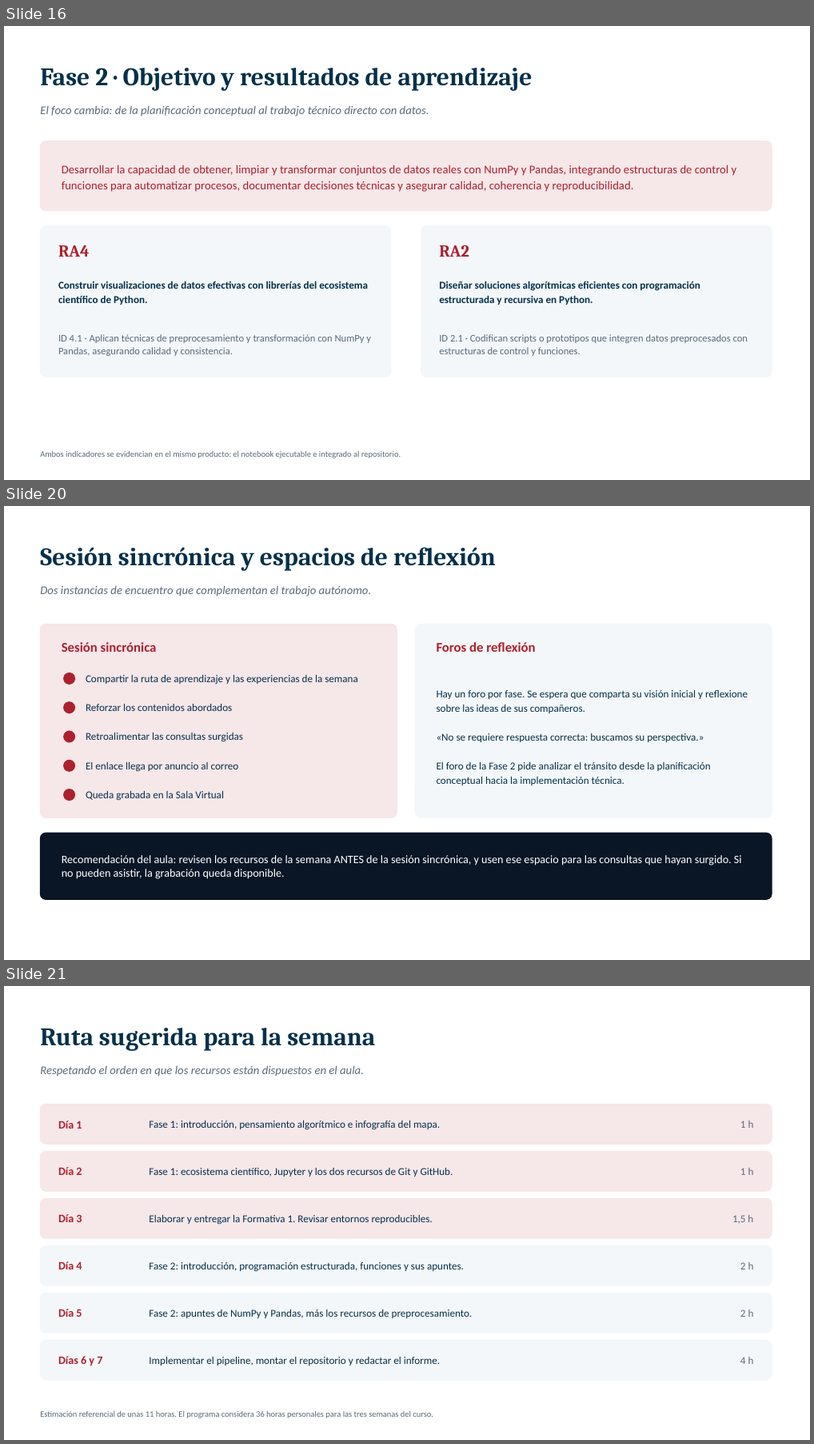
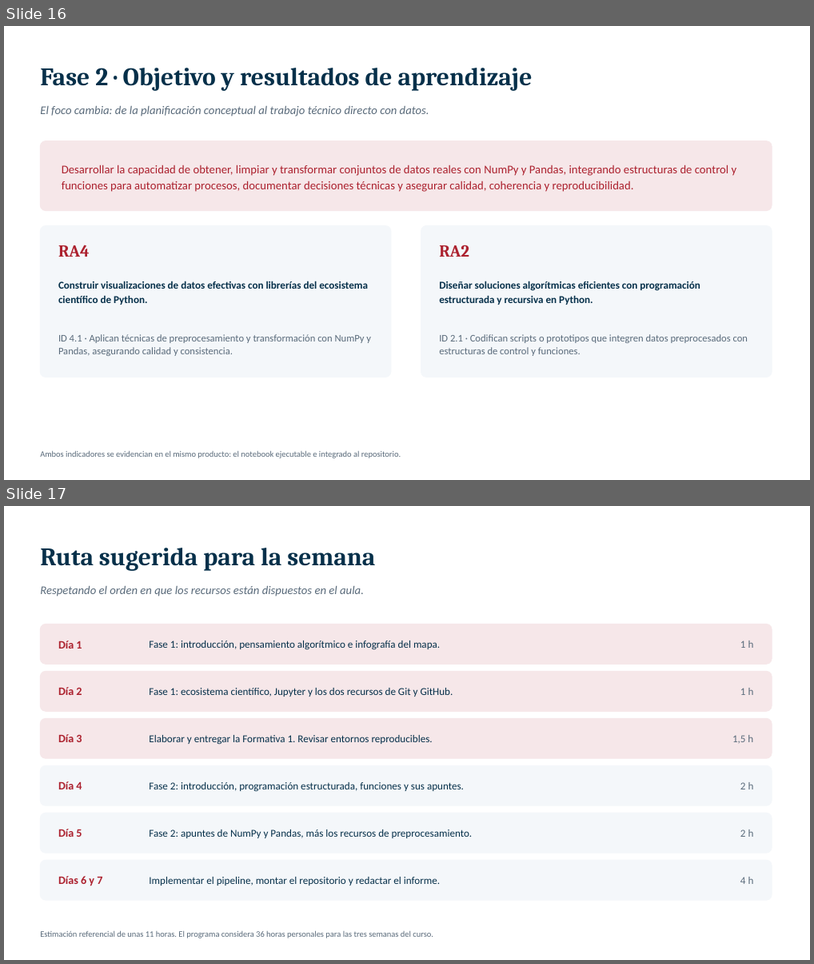
Before and after one commit to magistercienciadatos/Material_Didactico_Semana1, a slide deck: 1_Presentación_Semana1/MCDI500_Semana_1.pptx. Shown one above the other, each under a label of ours: slides 16, 20 and 21 before the commit, slides 16 and 17 after it; the slides between them are not shown. The pictures are 814x1444 and 814x964 pixels, drawn with LibreOffice and Linux fonts; fonts in the diff are those of the drawing. Boxes give left, top, right and bottom in pixels: in the first picture for what was removed or moved away, otherwise in the second. Text is boxed around its words. In the diff, an @@ line names an element or a change of style, - is before the commit and + after.

```diff
--- a/1_Presentación_Semana1/MCDI500_Semana_1.pptx
+++ b/1_Presentación_Semana1/MCDI500_Semana_1.pptx
@@ slide 20 removed at [4,506,810,960], background #FFFFFF @@
@@ text removed at [40,547,496,571] @@
-Sesión sincrónica y espacios de reflexión
@@ text removed at [40,586,371,596] @@
-Dos instancias de encuentro que complementan el trabajo autónomo.
@@ rounded rectangle removed at [40,624,398,817] @@
@@ rounded rectangle removed at [415,624,772,817] @@
@@ text removed at [62,642,157,652] @@
-Sesión sincrónica
@@ text removed at [437,642,535,652] @@
-Foros de reflexión
@@ ellipse removed at [63,672,75,684] @@
@@ text removed at [86,675,358,684] @@
-Compartir la ruta de aprendizaje y las experiencias de la semana
@@ text removed at [437,690,748,785] @@
-Hay un foro por fase. Se espera que comparta su visión inicial y reflexione sobre las ideas de sus compañeros.
-«No se requiere respuesta correcta: buscamos su perspectiva.»
-El foro de la Fase 2 pide analizar el tránsito desde la planificación conceptual hacia la implementación técnica.
@@ ellipse removed at [63,701,75,713] @@
@@ text removed at [86,704,232,711] @@
-Reforzar los contenidos abordados
@@ ellipse removed at [63,731,75,743] @@
@@ text removed at [86,732,243,742] @@
-Retroalimentar las consultas surgidas
@@ ellipse removed at [63,760,75,772] @@
@@ text removed at [86,762,239,772] @@
-El enlace llega por anuncio al correo
@@ ellipse removed at [63,788,75,800] @@
@@ text removed at [86,791,224,800] @@
-Queda grabada en la Sala Virtual
@@ rounded rectangle removed at [40,832,772,900] @@
@@ text removed at [62,855,742,879] @@
-Recomendación del aula: revisen los recursos de la semana ANTES de la sesión sincrónica, y usen ese espacio para las consultas que hayan surgido. Si no pueden asistir, la grabación queda disponible.
@@ what was slide 21 is now slide 17 @@
```
Also in this commit, not shown: 2 slides changed, 2 slides added, 16 other slides removed, 7 other files.
